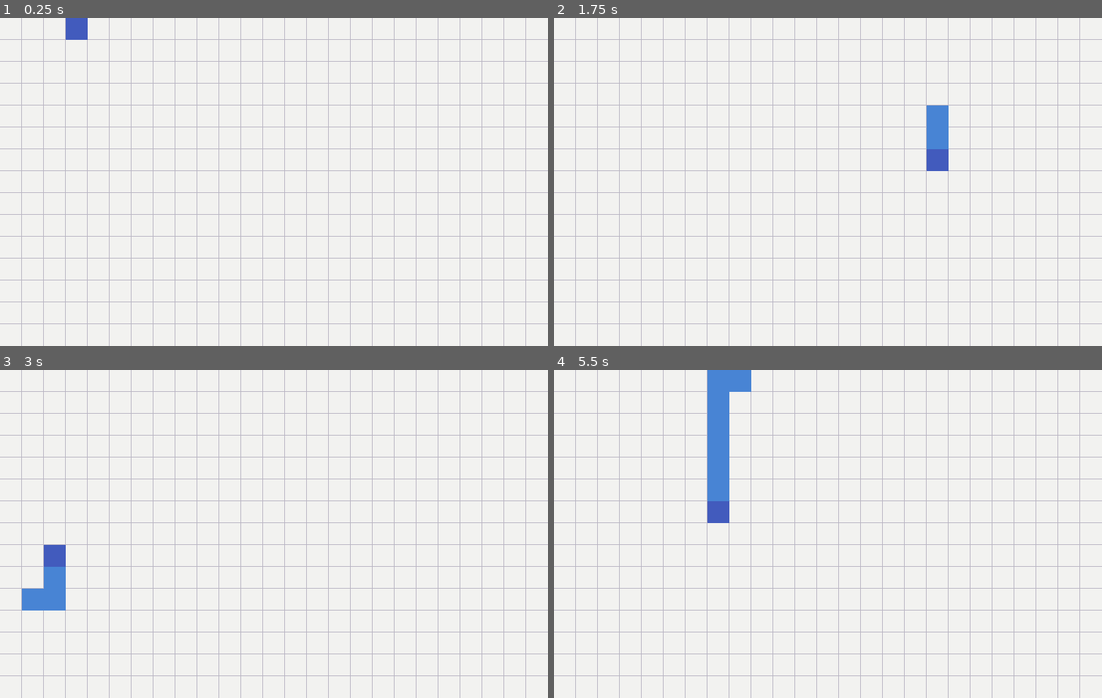
Above: before the commit, frames 1-4 (two rows, left to right).
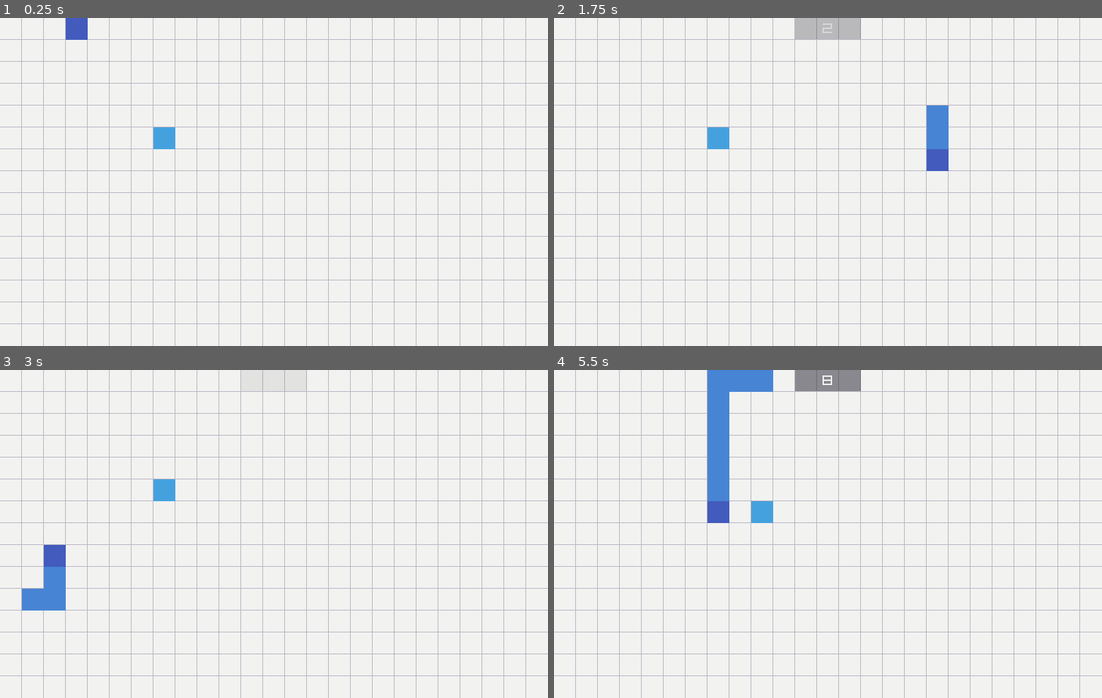
Above: after the commit, the same moments.

Repository: irayboss/SnakeGame-Godot
Game: Godot game, scene res://scenes/world.tscn
Two runs of this game, one before a commit and one after it. Both use one fixed random seed, a clock stepped at 60 frames per second and the inputs below.
Inputs:
- Up to frame 1 (0.25 s): no input
- Up to frame 2 (1.75 s): tap Enter (start, bound only after the commit) at 0.5, 0.8, 1.35 s; hold Right (move_right) 0.53-1.28 s; hold Space (grow) 0.53-1.28 s; hold Down (move_down) from 1.28 s (still down); tap Space (grow) at 1.55 s
- Up to frame 3 (3 s): release Down (move_down) at 2.03 s; hold Right (move_right) 2.03-2.78 s; hold Space (grow) 2.03-2.78 s; tap Enter (start, bound only after the commit) at 2.3, 2.85 s; hold Up (move_up) from 2.78 s (still down)
- Up to frame 4 (5.5 s): tap Space (grow) at 3.05, 4.55 s; release Up (move_up) at 3.53 s; hold Space (grow) 3.53-4.28 s; hold Left (move_left) 3.53-5.03 s; tap Enter (start, bound only after the commit) at 3.8, 4.35, 5.3 s; hold Down (move_down) from 5.03 s (still down); hold Space (grow) from 5.03 s (still down)

The runs differ from the first frame. In frame 1, 0.3% of the frame differs, in the area x 28-32%, y 33-40%; in frame 2, 1.0%; in frame 3, 0.3%; in frame 4, 1.3%, in the area x 36-56%, y 0-47%.

Commit message:
continue snakegame

Diff:
--- a/project.godot
+++ b/project.godot
@@ -59,3 +59,9 @@
 "events": [Object(InputEventKey,"resource_local_to_scene":false,"resource_name":"","device":-1,"window_id":0,"alt_pressed":false,"shift_pressed":false,"ctrl_pressed":false,"meta_pressed":false,"pressed":false,"keycode":0,"physical_keycode":32,"key_label":0,"unicode":32,"echo":false,"script":null)
 ]
 }
+start={
+"deadzone": 0.5,
+"events": [Object(InputEventKey,"resource_local_to_scene":false,"resource_name":"","device":-1,"window_id":0,"alt_pressed":false,"shift_pressed":false,"ctrl_pressed":false,"meta_pressed":false,"pressed":false,"keycode":0,"physical_keycode":4194309,"key_label":0,"unicode":0,"echo":false,"script":null)
+, Object(InputEventKey,"resource_local_to_scene":false,"resource_name":"","device":-1,"window_id":0,"alt_pressed":false,"shift_pressed":false,"ctrl_pressed":false,"meta_pressed":false,"pressed":false,"keycode":0,"physical_keycode":32,"key_label":0,"unicode":32,"echo":false,"script":null)
+]
+}
--- a/scenes/snake.gd
+++ b/scenes/snake.gd
@@ -1,3 +1,4 @@
+class_name Snake
 extends Node2D
 
 var head := Minisnake.new()
@@ -8,10 +9,14 @@
 
 var tween_move: Tween
 
+signal hit(minisnake_hit: Minisnake)
+
 func _ready():
 	head.size = Game.CELL_SIZE
 	head.color = Colors.BLUE_DARK
 	minisnakes.push_front(head)
+
+	hit.connect(_on_hit)
 
 	tween_move = create_tween().set_loops()
 	tween_move.tween_callback(move).set_delay(0.075)
@@ -46,12 +51,19 @@
 	var next_position = head.curr_position + (curr_direction * Game.CELL_SIZE)
 	next_position.x = Utils.repeat(next_position.x, Game.GRID_SIZE.x)
 	next_position.y = Utils.repeat(next_position.y, Game.GRID_SIZE.y)
-	print(next_position)
+
 	head.curr_position = next_position
 
 	# move other minisnakes
 	for i in range(1, minisnakes.size()):
 		minisnakes[i].curr_position = minisnakes[i-1].prev_position
+
+	# check collision between head and minisnakes
+	for i in range(1, minisnakes.size()):
+		if head.get_rect().intersects(minisnakes[i].get_rect()):
+			hit.emit(minisnakes[i])
+			Game.gameover.emit()
+			break
 
 func grow() -> void:
 	var minisnake := Minisnake.new()
@@ -61,3 +73,13 @@
 	minisnake.color = Colors.BLUE
 	minisnake.size = Game.CELL_SIZE
 	minisnakes.push_back(minisnake)
+
+	Game.score += 1
+
+func _on_hit(mini: Minisnake) -> void:
+	tween_move.kill()
+
+	await get_tree().process_frame
+
+	for minisnake in minisnakes:
+		minisnake.go_to_prev_position()
--- a/scenes/world.tscn
+++ b/scenes/world.tscn
@@ -1,7 +1,15 @@
-[gd_scene load_steps=3 format=3 uid="uid://dxfc6qop8uhon"]
+[gd_scene load_steps=9 format=3 uid="uid://dxfc6qop8uhon"]
 
 [ext_resource type="Script" path="res://scripts/grid.gd" id="1_m5da0"]
 [ext_resource type="Script" path="res://scenes/snake.gd" id="2_vhxvy"]
+[ext_resource type="Script" path="res://scripts/spawner_food.gd" id="3_35mj4"]
+[ext_resource type="Script" path="res://scripts/hit_spotter.gd" id="4_u5xs7"]
+[ext_resource type="FontFile" uid="uid://cfpim5le5bkdt" path="res://fonts/font_acme7_wide.ttf" id="5_m4gan"]
+[ext_resource type="Script" path="res://scripts/lbl_score.gd" id="6_g7p38"]
+[ext_resource type="Script" path="res://scripts/cntr_gameover.gd" id="7_apdb3"]
+
+[sub_resource type="StyleBoxFlat" id="StyleBoxFlat_tasdm"]
+bg_color = Color(0.137255, 0.129412, 0.188235, 0.501961)
 
 [node name="world" type="Node2D"]
 
@@ -9,4 +17,99 @@
 script = ExtResource("1_m5da0")
 
 [node name="snake" type="Node2D" parent="."]
+unique_name_in_owner = true
 script = ExtResource("2_vhxvy")
+
+[node name="spawner_food" type="Node2D" parent="."]
+script = ExtResource("3_35mj4")
+
+[node name="hit_spotter" type="Node2D" parent="."]
+script = ExtResource("4_u5xs7")
+
+[node name="hud" type="CanvasLayer" parent="."]
+
+[node name="cntr_gameover" type="Control" parent="hud"]
+layout_mode = 3
+anchors_preset = 15
+anchor_right = 1.0
+anchor_bottom = 1.0
+grow_horizontal = 2
+grow_vertical = 2
+script = ExtResource("7_apdb3")
+
+[node name="color_rect" type="ColorRect" parent="hud/cntr_gameover"]
+layout_mode = 1
+anchors_preset = 15
+anchor_right = 1.0
+anchor_bottom = 1.0
+grow_horizontal = 2
+grow_vertical = 2
+color = Color(0.137255, 0.129412, 0.239216, 0.498039)
+
+[node name="lbl_gameover" type="Label" parent="hud/cntr_gameover"]
+modulate = Color(0.94902, 0.94902, 0.941176, 1)
+layout_mode = 1
+anchors_preset = 8
+anchor_left = 0.5
+anchor_top = 0.5
+anchor_right = 0.5
+anchor_bottom = 0.5
+offset_left = -117.0
+offset_top = -13.0
+offset_right = 117.0
+offset_bottom = 13.0
+grow_horizontal = 2
+grow_vertical = 2
+theme_override_fonts/font = ExtResource("5_m4gan")
+text = "PRESS [ENTER] TO PLAY AGAIN"
+
+[node name="cntr_gamestart" type="Control" parent="hud"]
+visible = false
+layout_mode = 3
+anchors_preset = 15
+anchor_right = 1.0
+anchor_bottom = 1.0
+grow_horizontal = 2
+grow_vertical = 2
+script = ExtResource("7_apdb3")
+
+[node name="color_rect" type="ColorRect" parent="hud/cntr_gamestart"]
+layout_mode = 1
+anchors_preset = 15
+anchor_right = 1.0
+anchor_bottom = 1.0
+grow_horizontal = 2
+grow_vertical = 2
+color = Color(0.137255, 0.129412, 0.239216, 0.498039)
+
+[node name="lbl_gameover" type="Label" parent="hud/cntr_gamestart"]
+modulate = Color(0.94902, 0.94902, 0.941176, 1)
+layout_mode = 1
+anchors_preset = 8
+anchor_left = 0.5
+anchor_top = 0.5
+anchor_right = 0.5
+anchor_bottom = 0.5
+offset_left = -117.0
+offset_top = -13.0
+offset_right = 117.0
+offset_bottom = 13.0
+grow_horizontal = 2
+grow_vertical = 2
+theme_override_fonts/font = ExtResource("5_m4gan")
+text = "PRESS [ENTER] TO PLAY AGAIN"
+
+[node name="lbl_score" type="Label" parent="hud"]
+modulate = Color(0.94902, 0.94902, 0.941176, 1)
+anchors_preset = 5
+anchor_left = 0.5
+anchor_right = 0.5
+offset_left = -48.0
+offset_right = 48.0
+offset_bottom = 31.0
+grow_horizontal = 2
+theme_override_fonts/font = ExtResource("5_m4gan")
+theme_override_styles/normal = SubResource("StyleBoxFlat_tasdm")
+text = "Ag"
+horizontal_alignment = 1
+script = ExtResource("6_g7p38")
--- /dev/null
+++ b/scripts/cntr_gameover.gd
@@ -0,0 +1,18 @@
+extends Control
+
+
+func _ready():
+	hide()
+	modulate.a = 0
+
+	Game.gameover.connect(_on_gameover)
+
+
+func _on_gameover() -> void:
+	show()
+	create_tween().tween_property(self, "modulate:a", 1, .2)
+
+	# wait for input action
+	while !Input.is_action_pressed("start"): await get_tree().process_frame
+
+	Game.restart()
--- a/scripts/colors.gd
+++ b/scripts/colors.gd
@@ -1,7 +1,7 @@
 class_name Colors
 
 const WHITE := Color("F2F2F0")
-const BLACK := Color("232130")
+const BLACK := Color("23213D")
 const GRAY := Color("B9B5C3")
 
 const RED := Color("BD525A")
--- /dev/null
+++ b/scripts/food.gd
@@ -0,0 +1,9 @@
+class_name Food
+
+var position := Vector2()
+var size := Game.CELL_SIZE
+var color := Colors.BLUE_SKY
+
+
+func get_rect() -> Rect2:
+	return Rect2(position, size)
--- a/scripts/game.gd
+++ b/scripts/game.gd
@@ -4,3 +4,16 @@
 const CELL_SIZE := Vector2(32,32)
 
 const CELLS_AMOUNT := Vector2(GRID_SIZE.x / CELL_SIZE.x , GRID_SIZE.y / CELL_SIZE.y)
+
+var score := 0 : set = _set_score
+
+signal gameover
+signal score_changed(new_score: int)
+
+func restart():
+	score = 0
+	get_tree().reload_current_scene()
+
+func _set_score(new_score) -> void:
+	score = new_score
+	score_changed.emit(score)
--- /dev/null
+++ b/scripts/hit_spotter.gd
@@ -0,0 +1,25 @@
+extends Node2D
+
+var hit_spot := Rect2(Vector2.ZERO, Game.CELL_SIZE)
+var hit_color := Color.TRANSPARENT
+
+@onready var snake := %snake as Snake
+
+func _ready():
+	snake.hit.connect(_on_snake_hit)
+
+
+func _process(delta):
+	queue_redraw()
+
+
+func _draw() -> void:
+	draw_rect(hit_spot, hit_color)
+
+
+func _on_snake_hit(minisnake_hit: Minisnake) -> void:
+	hit_spot.position = Vector2(minisnake_hit.curr_position)
+
+	var tween_pulse = create_tween().set_trans(Tween.TRANS_CIRC).set_loops()
+	tween_pulse.tween_property(self, "hit_color", Colors.RED, .55).set_ease(Tween.EASE_OUT)
+	tween_pulse.tween_property(self, "hit_color", Color.TRANSPARENT, .55).set_ease(Tween.EASE_IN).set_delay(.1)
--- /dev/null
+++ b/scripts/lbl_score.gd
@@ -0,0 +1,28 @@
+extends Label
+
+var tween : Tween
+
+func _ready():
+	modulate.a = 0
+
+	Game.gameover.connect(_on_gameover)
+	Game.score_changed.connect(_on_score_changed)
+
+
+func _process(delta):
+	pass
+
+
+func _on_score_changed(score: int) -> void:
+	text = str(score)
+
+	if tween and tween.is_running(): tween.kill()
+	tween = create_tween().set_trans(Tween.TRANS_SINE)
+	tween.tween_property(self, "modulate:a", 1, .5).set_ease(Tween.EASE_OUT)
+	tween.tween_property(self, "modulate:a", 0, .5).set_ease(Tween.EASE_IN)
+
+
+func _on_gameover():
+	if tween and tween.is_running(): tween.kill()
+	tween = create_tween().set_trans(Tween.TRANS_SINE)
+	tween.tween_property(self, "modulate:a", 1, .5).set_ease(Tween.EASE_OUT)
--- a/scripts/minisnake.gd
+++ b/scripts/minisnake.gd
@@ -8,6 +8,11 @@
 func get_rect() -> Rect2:
 	return Rect2(curr_position , size)
 
+
+func go_to_prev_position() -> void:
+	curr_position = prev_position
+
+
 func _set_curr_position(new_position: Vector2) -> void:
 	prev_position = curr_position
 	curr_position = new_position
--- /dev/null
+++ b/scripts/spawner_food.gd
@@ -0,0 +1,38 @@
+extends Node2D
+
+var food := Food.new()
+
+@onready var snake := %snake as Snake
+
+func _ready():
+	spawn_food()
+
+func _process(delta):
+	queue_redraw()
+
+	# check collision between food and minisnakes
+	if food.get_rect().intersects(snake.head.get_rect()):
+		snake.grow()
+		spawn_food()
+
+
+func _draw():
+	draw_rect(food.get_rect(), food.color)
+
+
+func spawn_food() -> void:
+	var is_on_occupied_position = true
+
+	while is_on_occupied_position:
+		var random_position = Vector2()
+		random_position.x = randi_range(0, Game.GRID_SIZE.x - Game.CELL_SIZE.x)
+		random_position.y = randi_range(0, Game.GRID_SIZE.y - Game.CELL_SIZE.y)
+		food.position = random_position.snapped(Game.CELL_SIZE)
+
+		# check is position is occupied
+		for minisnake in snake.minisnakes:
+			if food.get_rect().intersects(minisnake.get_rect()):
+				is_on_occupied_position = true
+				break
+			else:
+				is_on_occupied_position = false
